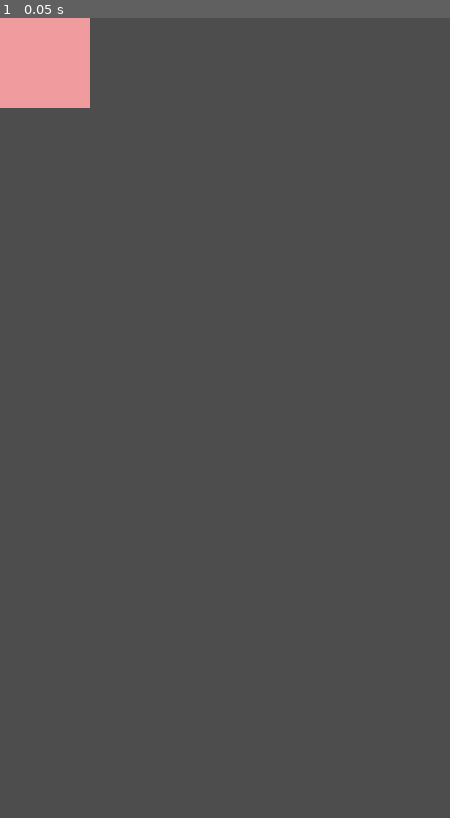
Above: before the commit, frame 1.
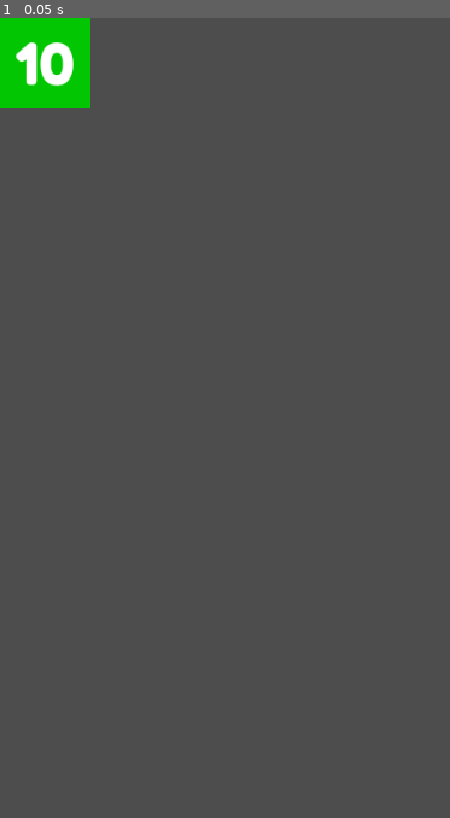
Above: after the commit, the same moment.

Repository: Hermit-commits-code/Arithmattack
Game: Godot game, scene res://Scenes/Block.tscn
The game is run twice, just before and just after one commit, with the same random seed, the same clock (stepped at 60 frames per second) and the same inputs. This scene is started directly instead of the project's main scene.
Inputs:
- Up to frame 1 (0.05 s): no input

The runs differ from the first frame. In frame 1, 2.2% of the frame differs, in the area x 0-20%, y 0-12%.
Error after the commit: Invalid access to property or key 'blocks_speed' on a base object of type 'Window'. (res://Scripts/Block.gd:10)

Commit message:
chore: Added block movement to block.gd script

Diff:
--- a/Scenes/Block.tscn
+++ b/Scenes/Block.tscn
@@ -1,13 +1,43 @@
-[gd_scene format=3 uid="uid://6h3ojpu4qji"]
+[gd_scene load_steps=4 format=3 uid="uid://6h3ojpu4qji"]
+
+[ext_resource type="Script" uid="uid://0fet4e4m1is3" path="res://Scripts/Block.gd" id="1_x55lh"]
+[ext_resource type="FontFile" uid="uid://b22svqdwpleyn" path="res://Assets/FredokaOne-Regular.ttf" id="2_ujcp4"]
+
+[sub_resource type="RectangleShape2D" id="RectangleShape2D_rjsgv"]
+size = Vector2(108, 108)
 
 [node name="Block" type="Control"]
 layout_mode = 3
 anchors_preset = 0
 offset_right = 108.0
 offset_bottom = 108.0
+script = ExtResource("1_x55lh")
+colors = Array[Color]([Color(0.980043, 0.605504, 0.397973, 1), Color(0.00392157, 0.776471, 0.00392157, 1), Color(0.227451, 0.494118, 0.905882, 1), Color(0.12549, 0.0745098, 0.207843, 1), Color(0.898039, 0.454902, 0.737255, 1), Color(0, 0.780392, 0.666667, 1)])
 
 [node name="Background" type="ColorRect" parent="."]
-layout_mode = 0
-offset_right = 108.0
-offset_bottom = 108.0
+layout_mode = 1
+anchors_preset = 15
+anchor_right = 1.0
+anchor_bottom = 1.0
+grow_horizontal = 2
+grow_vertical = 2
 color = Color(0.941176, 0.607843, 0.615686, 1)
+
+[node name="Label" type="Label" parent="."]
+layout_mode = 1
+anchors_preset = 15
+anchor_right = 1.0
+anchor_bottom = 1.0
+grow_horizontal = 2
+grow_vertical = 2
+theme_override_fonts/font = ExtResource("2_ujcp4")
+theme_override_font_sizes/font_size = 70
+text = "10"
+horizontal_alignment = 1
+vertical_alignment = 1
+
+[node name="Area2D" type="Area2D" parent="."]
+
+[node name="CollisionShape2D" type="CollisionShape2D" parent="Area2D"]
+position = Vector2(54, 54)
+shape = SubResource("RectangleShape2D_rjsgv")
--- /dev/null
+++ b/Scripts/Block.gd
@@ -0,0 +1,10 @@
+extends Control
+
+@export var colors:Array[Color]
+
+func _ready() -> void:
+#	Will return 0 - 3 randomly
+	$Background.color = colors[randi() % colors.size()]
+
+func _process(delta: float) -> void:
+	position.y += get_parent().blocks_speed * delta
--- a/Scripts/Main.gd
+++ b/Scripts/Main.gd
@@ -2,7 +2,7 @@
 
 @export var bullet:PackedScene
 var bullet_speed : int = 500
-
+var block_speed: int = 150
 func _on_fire_rate_timer_timeout() -> void:
 	var bullet_instance:Area2D = bullet.instantiate()
 	add_child(bullet_instance)
Not shown, added: Scripts/Block.gd.uid
